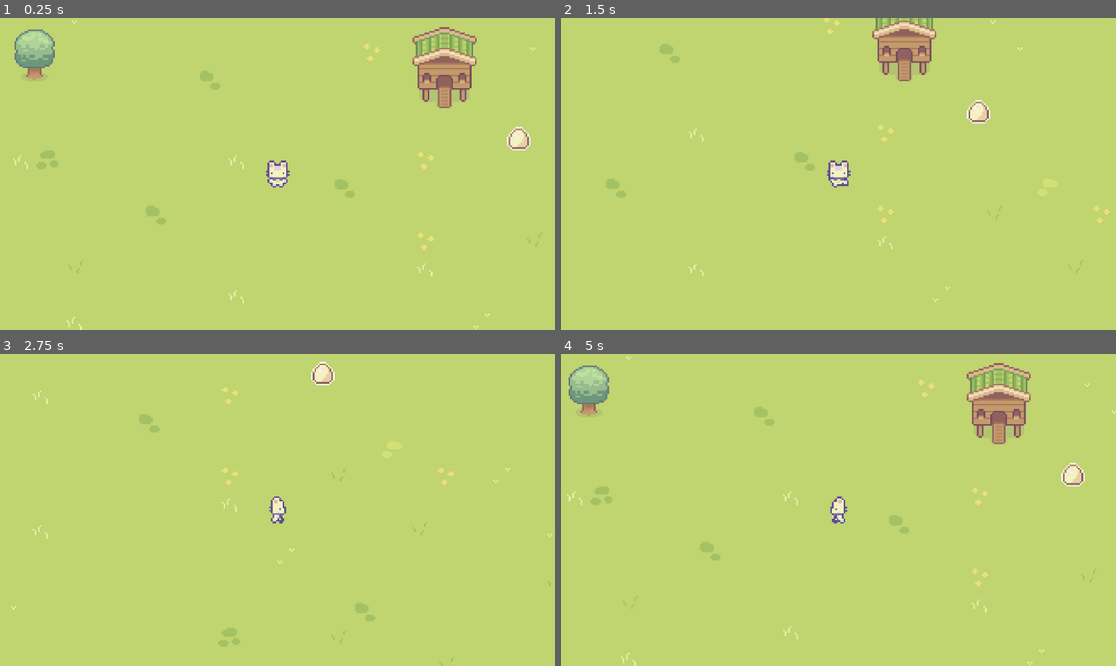
Above: before the commit, frames 1-4 (two rows, left to right).
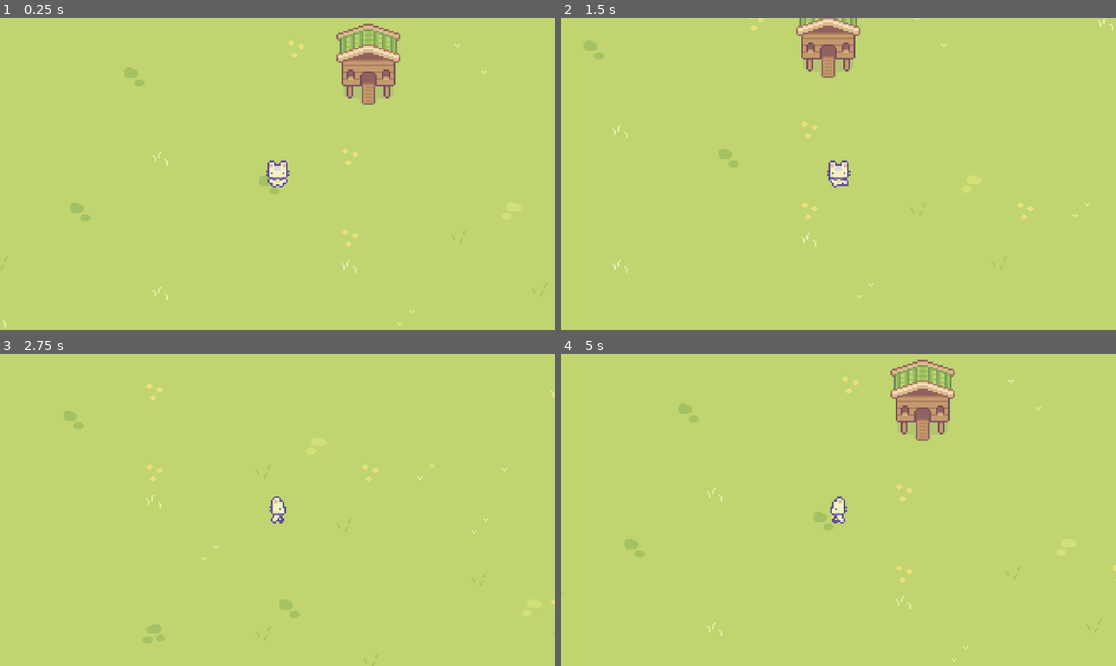
Above: after the commit, the same moments.

Repository: LKAAA/BlacksmithingRPG-Defunct
Game: Godot game, scene res://TEMP/TestingWorld.tscn
The game is run twice, just before and just after one commit, with the same random seed, the same clock (stepped at 60 frames per second) and the same inputs.
Inputs:
- Up to frame 1 (0.25 s): no input
- Up to frame 2 (1.5 s): tap Enter at 0.5 s; hold D (walk_right) 0.53-1.28 s; tap F (interact) at 0.6, 1.35 s; hold S (walk_down) from 1.28 s (still down)
- Up to frame 3 (2.75 s): release S (walk_down) at 2.03 s; hold D (walk_right) from 2.03 s (still down); tap F (interact) at 2.1 s
- Up to frame 4 (5 s): release D (walk_right) at 2.78 s; hold W (walk_up) 2.78-3.53 s; tap F (interact) at 2.85, 3.6, 4.35 s; hold A (walk_left) from 3.53 s (still down); tap I (OpenInventory, bound only after the commit) at 4.15 s

The runs differ from the first frame. In frame 1, 6.4% of the frame differs, in the area x 0-99%, y 0-100%; in frame 2, 4.5%; in frame 3, 1.3%; in frame 4, 6.4%.
Error after the commit: Parse Error: "@export_multiline" annotation requires a variable of type "String", "Array[String]", "PackedStringArray", "Dictionary", or "Array[Dictionary]", b…

Commit message:
Item database + item work

Diff:
--- a/Scenes/egg_test.tscn
+++ /dev/null
@@ -1,17 +0,0 @@
-[gd_scene load_steps=5 format=3 uid="uid://d35iawy5rjcxr"]
-
-[ext_resource type="Texture2D" uid="uid://6velhd73jsjj" path="res://TEMP/Sprout Lands - Sprites - Basic pack/Objects/Egg_item.png" id="1_kyio2"]
-[ext_resource type="PackedScene" uid="uid://yp7xta1els2i" path="res://Scenes/interaction_manager.tscn" id="3_0kbp4"]
-[ext_resource type="Script" path="res://Scripts/eggTestInteraction.gd" id="3_14foo"]
-
-[sub_resource type="CircleShape2D" id="CircleShape2D_kxfyj"]
-radius = 26.0
-
-[node name="EggItem" type="Sprite2D"]
-texture = ExtResource("1_kyio2")
-
-[node name="InteractionManager" parent="." instance=ExtResource("3_0kbp4")]
-script = ExtResource("3_14foo")
-
-[node name="CollisionShape2D" type="CollisionShape2D" parent="InteractionManager"]
-shape = SubResource("CircleShape2D_kxfyj")
--- a/Scenes/item_database.tscn
+++ b/Scenes/item_database.tscn
@@ -1,6 +1,33 @@
-[gd_scene load_steps=2 format=3 uid="uid://bx6ur2buykbxf"]
+[gd_scene load_steps=5 format=3 uid="uid://bx6ur2buykbxf"]
 
 [ext_resource type="Script" path="res://Scripts/ItemDatabase.gd" id="1_cb77r"]
+[ext_resource type="PackedScene" uid="uid://cq1j4oqe37qna" path="res://Scenes/item.tscn" id="2_c2dli"]
+[ext_resource type="Texture2D" uid="uid://6velhd73jsjj" path="res://TEMP/Sprout Lands - Sprites - Basic pack/Objects/Egg_item.png" id="3_x08dc"]
+[ext_resource type="Texture2D" uid="uid://blwib3ky0q4nh" path="res://TEMP/Sprout Lands - Sprites - Basic pack/Objects/Simple_Milk_and_grass_item.png" id="4_yi3le"]
 
 [node name="ItemDatabase" type="Node2D"]
 script = ExtResource("1_cb77r")
+
+[node name="Egg" parent="." instance=ExtResource("2_c2dli")]
+texture = ExtResource("3_x08dc")
+rarity = 1
+value = 5
+description = "A big shiny egg."
+itemType = 1
+
+[node name="Milk" parent="." instance=ExtResource("2_c2dli")]
+texture = ExtResource("4_yi3le")
+region_enabled = true
+region_rect = Rect2(0, 0, 16, 16)
+rarity = 1
+value = 10
+description = "A delicious bottle of milk."
+itemType = 1
+
+[node name="Plant" parent="." instance=ExtResource("2_c2dli")]
+texture = ExtResource("4_yi3le")
+region_enabled = true
+region_rect = Rect2(48, 0, 16, 16)
+rarity = 1
+value = 1
+description = "A plant."
--- a/Scripts/Item.gd
+++ b/Scripts/Item.gd
@@ -10,12 +10,3 @@
 #@export var placeableObject = 00
 #@export var placeableSize = Vector2.ZERO
 #@export var placeableOnWall: bool
-
-# Called when the node enters the scene tree for the first time.
-func _ready():
-	pass # Replace with function body.
-
-
-# Called every frame. 'delta' is the elapsed time since the previous frame.
-func _process(delta):
-	pass
--- a/Scripts/ItemDatabase.gd
+++ b/Scripts/ItemDatabase.gd
@@ -13,10 +13,10 @@
 	while get_child_count() > 0:
 		remove_child(get_child(0))
 
+	print(items)
 	pass
 
 
 func get_item(item_name):
-	if (items.has(item.name)):
+	if (items.has(item_name)):
 		return items[item_name]
-	return null
--- a/Scripts/TransitionZone.gd
+++ b/Scripts/TransitionZone.gd
@@ -2,5 +2,5 @@
 
 @export var scenePath = ""
 
-func _on_body_entered(body):
+func _on_body_entered(_body):
 	get_tree().change_scene_to_file(scenePath)
--- a/Scripts/eggTestInteraction.gd
+++ /dev/null
@@ -1,4 +0,0 @@
-extends InteractionManager
-
-func receive_interaction():
-	print("I am an egg.")
--- a/Scripts/player.gd
+++ b/Scripts/player.gd
@@ -9,10 +9,9 @@
 var lastDirection
 
 @onready var interactionManager = $InteractionManager
-
 @onready var animated_sprite = $AnimatedSprite2D
 
-func _physics_process(delta):
+func _physics_process(_delta):
 	# Get the input direction and handle the movement/deceleration.
 	# As good practice, you should replace UI actions with custom gameplay actions.
 	horizontal = Input.get_axis("walk_left", "walk_right")
@@ -34,6 +33,13 @@
 
 	move_and_slide()
 	play_animations()
+
+	if Input.is_action_just_pressed("OpenInventory"):
+		var foundItem = ItemDatabase.get_item("Plant")
+		print(foundItem.value)
+		print(foundItem.name)
+		print(foundItem.description)
+
 
 	if Input.is_action_just_pressed("interact"):
 		print("init interaction")
--- a/TEMP/TestingWorld.tscn
+++ b/TEMP/TestingWorld.tscn
@@ -1,7 +1,6 @@
-[gd_scene load_steps=13 format=3 uid="uid://b7m6okjf4a2y2"]
+[gd_scene load_steps=12 format=3 uid="uid://b7m6okjf4a2y2"]
 
 [ext_resource type="PackedScene" uid="uid://drfu4v1c5wh0c" path="res://Scenes/player.tscn" id="1_b4dbp"]
-[ext_resource type="PackedScene" uid="uid://d35iawy5rjcxr" path="res://Scenes/egg_test.tscn" id="2_a43td"]
 [ext_resource type="Texture2D" uid="uid://dc06eeyl616lw" path="res://TEMP/Sprout Lands - Sprites - Basic pack/Objects/Free_Chicken_House.png" id="3_tfyfe"]
 [ext_resource type="PackedScene" uid="uid://yp7xta1els2i" path="res://Scenes/interaction_manager.tscn" id="4_xkivk"]
 [ext_resource type="Script" path="res://Scripts/transitionInteraction.gd" id="5_ukwkh"]
@@ -26,9 +25,7 @@
 [node name="TestingWorld" type="Node2D"]
 
 [node name="Player" parent="." instance=ExtResource("1_b4dbp")]
-
-[node name="EggItem" parent="." instance=ExtResource("2_a43td")]
-position = Vector2(143, -21)
+position = Vector2(45, 2)
 
 [node name="FreeChickenHouse" type="Sprite2D" parent="."]
 position = Vector2(99, -63)
--- a/project.godot
+++ b/project.godot
@@ -14,6 +14,10 @@
 run/main_scene="res://TEMP/TestingWorld.tscn"
 config/features=PackedStringArray("4.2", "Mobile")
 config/icon="res://icon.svg"
+
+[autoload]
+
+ItemDatabase="*res://Scenes/item_database.tscn"
 
 [input]
 
@@ -46,6 +50,11 @@
 "events": [Object(InputEventKey,"resource_local_to_scene":false,"resource_name":"","device":-1,"window_id":0,"alt_pressed":false,"shift_pressed":false,"ctrl_pressed":false,"meta_pressed":false,"pressed":false,"keycode":0,"physical_keycode":70,"key_label":0,"unicode":102,"echo":false,"script":null)
 ]
 }
+OpenInventory={
+"deadzone": 0.5,
+"events": [Object(InputEventKey,"resource_local_to_scene":false,"resource_name":"","device":-1,"window_id":0,"alt_pressed":false,"shift_pressed":false,"ctrl_pressed":false,"meta_pressed":false,"pressed":false,"keycode":0,"physical_keycode":73,"key_label":0,"unicode":105,"echo":false,"script":null)
+]
+}
 
 [layer_names]
 
